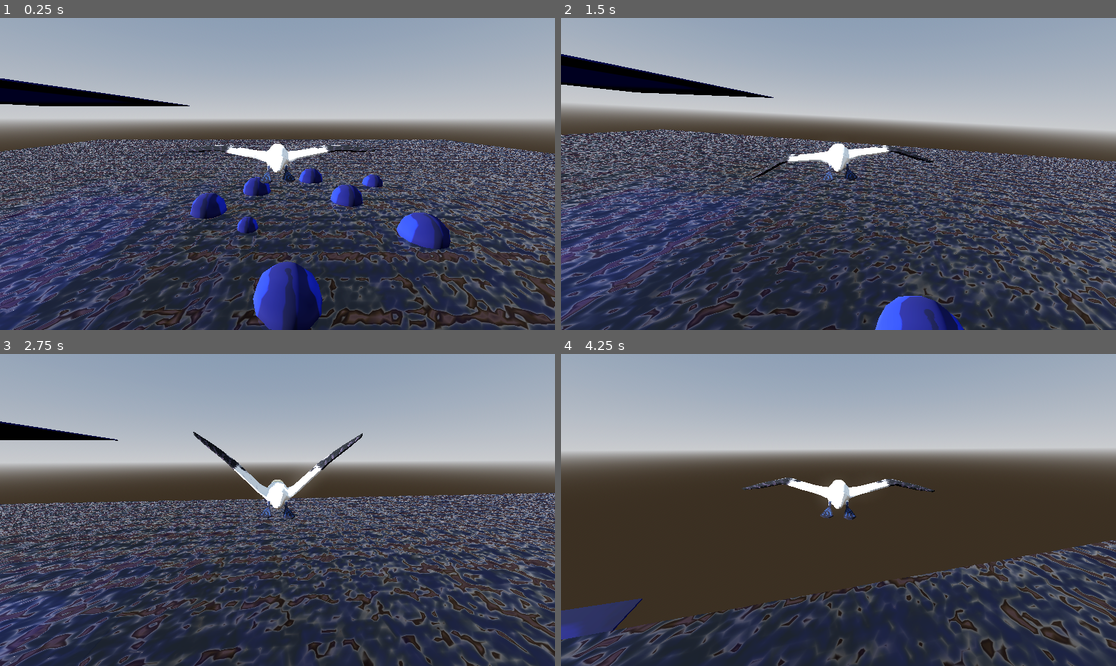
Above: before the commit, frames 1-4 (two rows, left to right).
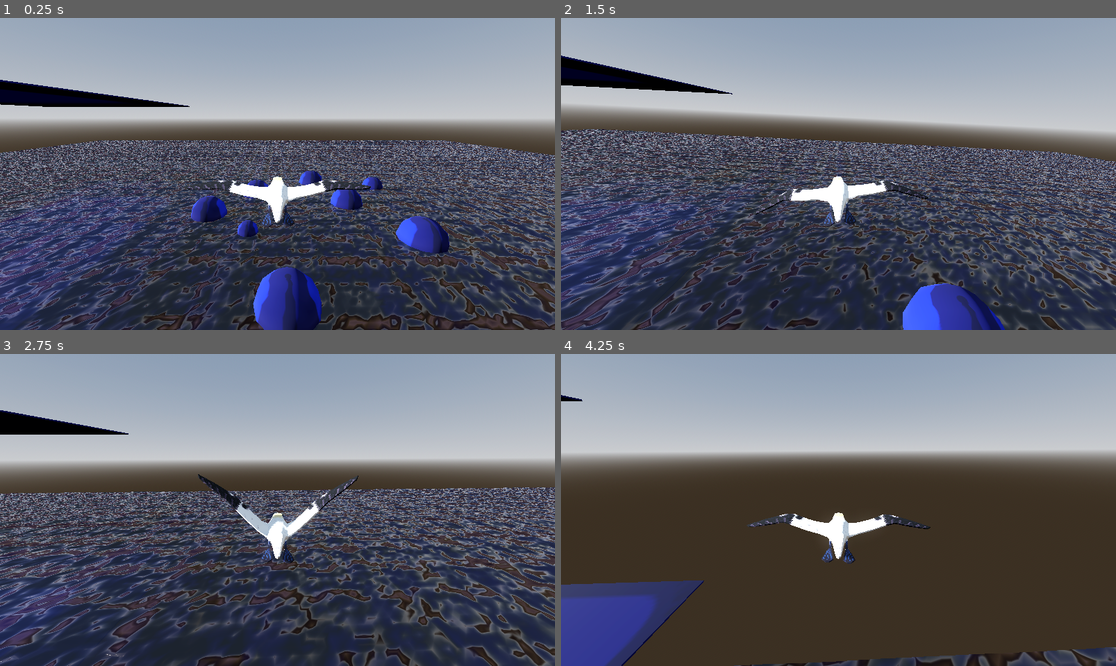
Above: after the commit, the same moments.

Repository: dreamfunicular/trianglegamejam26
Game: Godot game, scene res://BirdTestEnv.tscn
The game is run twice, just before and just after one commit, with the same random seed, the same clock (stepped at 60 frames per second) and the same inputs. The project has no main scene, so this scene is started directly. The engine's default icon, where the game draws it, is replaced by a stand-in: a white triangle on a blue panel in a dark square.
Inputs (mouse positions are in pixels of both pictures, inside the frame that each line leads up to):
- Up to frame 1 (0.25 s): no input
- Up to frame 2 (1.5 s): tap Enter (ui_accept) at 0.5, 0.77, 1.07 s; move the mouse to (866, 174) at 0.52 s; move the mouse to (810, 174) at 1.27 s
- Up to frame 3 (2.75 s): tap Enter (ui_accept) at 1.52, 1.82 s; move the mouse to (288, 503) at 2.02 s
- Up to frame 4 (4.25 s): move the mouse to (832, 516) at 2.77 s; tap Enter (ui_accept) at 3.02, 3.32, 3.77, 4.07 s; move the mouse to (877, 513) at 3.52 s

The runs differ from the first frame. In frame 1, 34% of the frame differs, in the area x 0-100%, y 19-100%; in frame 2, 36%, in the area x 0-100%, y 11-100%; in frame 3, 35%; in frame 4, 27%.

Commit message:
Controls tweaks (max turn/sense based on speed)

Diff:
--- a/Objects/Player/player.gd
+++ b/Objects/Player/player.gd
@@ -7,7 +7,10 @@
 const ROLL_SENSE = 0.002
 const ROLL_NORMALIZE_SPEED = 4
 
-const MOUSE_SENSE = 0.003
+const MOUSE_SENSE_MAX = 0.004
+const MOUSE_SENSE_MIN = 0.002
+const TURN_CLAMP_MAX = PI/36
+const TURN_CLAMP_MIN = PI/72
 
 @onready var pitch_pivot = $PitchPivot
 @onready var camera = $PitchPivot/Camera3D
@@ -15,7 +18,7 @@
 
 # Camera settings (COME BACK TO THESE FOR SPEED STUFF)
 const CAMERA_DISTANCE = 5.0
-const CAMERA_HEIGHT = 1.0
+const CAMERA_HEIGHT = 2.0
 
 var roll : float = 0.0
 
@@ -48,8 +51,10 @@
 
 func _input(event) -> void:
 	if event is InputEventMouseMotion:
-		rotate_y(-event.relative.x * MOUSE_SENSE)
-		pitch_pivot.rotate_x(-event.relative.y * MOUSE_SENSE)
+		var mouse_sense = lerp(MOUSE_SENSE_MAX, MOUSE_SENSE_MIN, get_speed_lerp())
+		var turn_clamp = lerp(TURN_CLAMP_MAX, TURN_CLAMP_MIN, get_speed_lerp())
+		rotate_y(clamp(-event.relative.x * mouse_sense, -turn_clamp, turn_clamp))
+		pitch_pivot.rotate_x(clamp(-event.relative.y * mouse_sense, -turn_clamp, turn_clamp))
 		roll += event.relative.x * ROLL_SENSE
 
 func update_cam():
@@ -72,6 +77,9 @@
 			if position.y > 0:
 				state = PlayerStates.FLY
 
+func get_speed_lerp() -> float:
+	if velocity.length() > 50: print("maxed out " + str(randi_range(0, 9)))
+	return min(1.0, velocity.length() / 50)
 
 func _physics_process(delta) -> void:
 	# updates all info about where the bird and the camera are
@@ -103,13 +111,13 @@
 			var desired_dir = -pitch_pivot.global_transform.basis.z
 
 			#var speed_weight = clamp(20.0 / max(velocity.length(), 1.0), 0.05, 1.0) * 0.9
-			var speed_weight = ease(min(velocity.length() / 20, 1.0), 0.3)
+			var speed_weight = ease(get_speed_lerp(), 0.3)
 
 			var divespeed_coefficient = 1
 			if (desired_dir.normalized().y > 0):
 				divespeed_coefficient = 1 + desired_dir.normalized().y * 10
 
-			velocity = velocity.lerp(desired_dir * velocity.length(), divespeed_coefficient * speed_weight * 0.1 * 60 * delta)
+			velocity = velocity.lerp(desired_dir * velocity.length(), divespeed_coefficient * speed_weight * 0.05 * 60 * delta)
 
 			#var dot_weight = velocity.normalized().dot(desired_dir.normalized())
 
Not shown, added: audio/SFX/water/big-rock-splash-467479.mp3.import
Not shown, added: audio/SFX/water/big-splash-sound-202450_water slapping against the rocks.mp3.import
Not shown, added: audio/SFX/water/jump-into-water-splash-sound-6999_bird body splash.mp3.import
Not shown, added: audio/SFX/water/running-stream-water-sound-239612.mp3.import
Not shown, added: audio/SFX/water/small-water-splash-374843.mp3.import
Not shown, added: audio/SFX/water/splashing-water-443136_withFish.mp3.import
Not shown, added: audio/SFX/water/water-423114.mp3.import
Not shown, added: audio/SFX/water/water-bubbles-257594.mp3.import
Not shown, added: audio/SFX/water/water-splash-02-352021.mp3.import
Not shown, added: audio/SFX/water/water-splash-102492_the beak entering the water.mp3.import
Not shown, added: audio/SFX/water/water-splash-147014.mp3.import
Not shown, added: audio/SFX/water/water-splash-199583.mp3.import
(and 6 more such lines)
